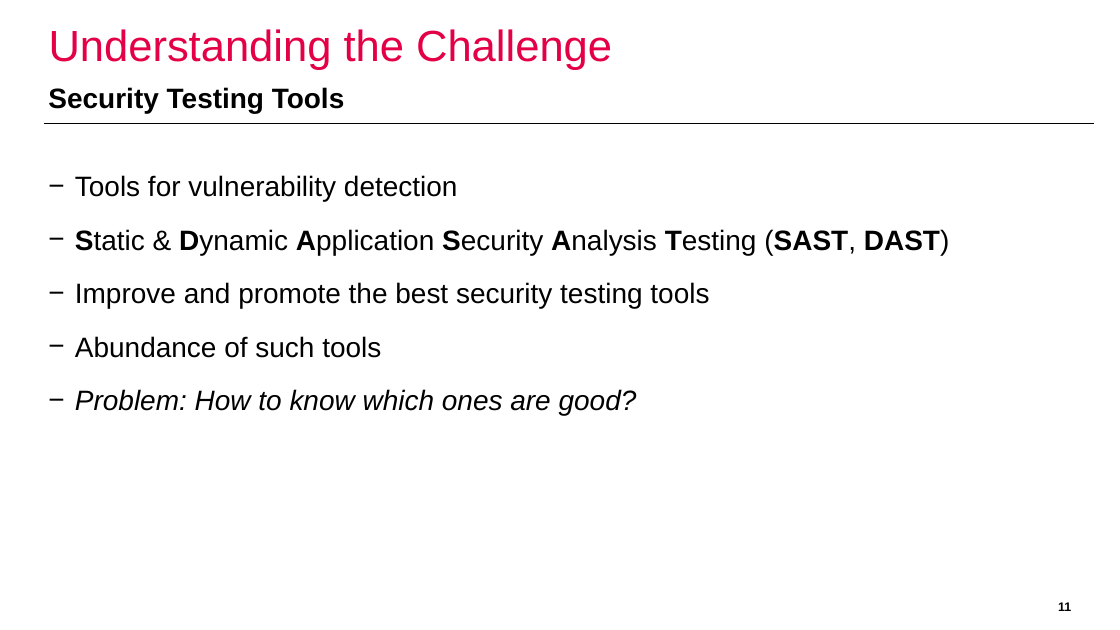
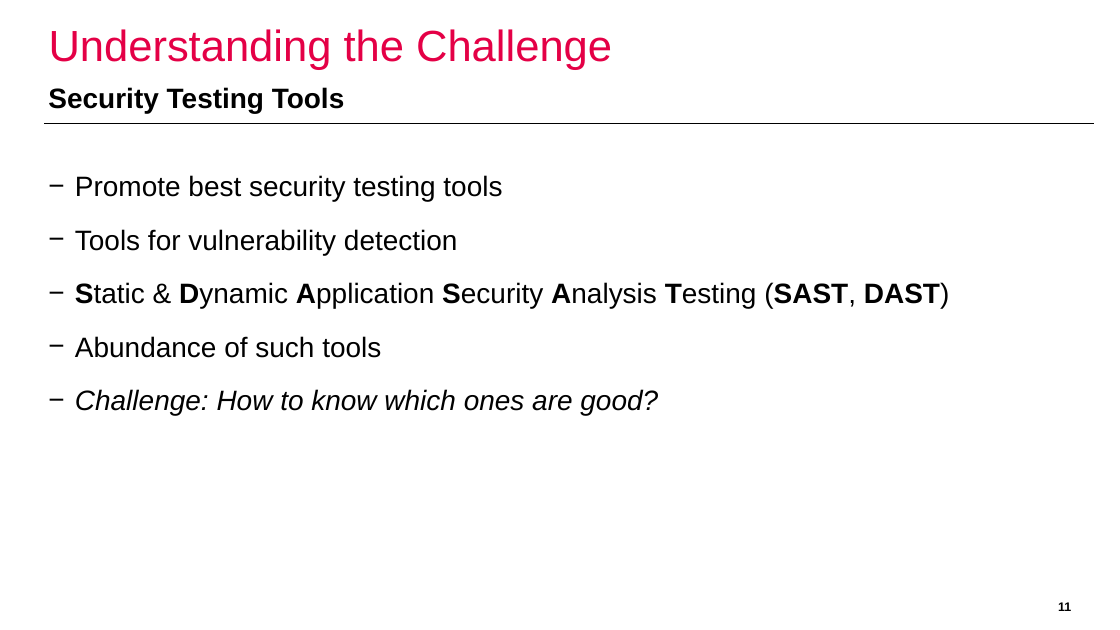
Before and after one commit to domi-cmd/Reference_Application_for_OWASP_MASTG, a slide deck: slide 11 of dev_documents/presentation/ba_thesis_presentation_kronig.pptx. Drawn at 1120x630 pixels with LibreOffice and Linux fonts; fonts in the diff are those of the drawing; background and template pictures are left out. Boxes give left, top, right and bottom in pixels: in the first picture for what was removed or moved away, otherwise in the second. Text is boxed around its words. In the diff, an @@ line names an element or a change of style, - is before the commit and + after.

```diff
--- a/dev_documents/presentation/ba_thesis_presentation_kronig.pptx
+++ b/dev_documents/presentation/ba_thesis_presentation_kronig.pptx
@@ text at [75,175,502,201]: paragraph added @@
+− Promote best security testing tools
@@ text at [75,282,709,308]: paragraph removed @@
-− Improve and promote the best security testing tools
@@ text at [75,389,658,415]: text changed @@
-− Problem: How to know which ones are good?
+− Challenge: How to know which ones are good?
```
Also in this commit, not shown: 9 other slides changed, 1 slide removed.
